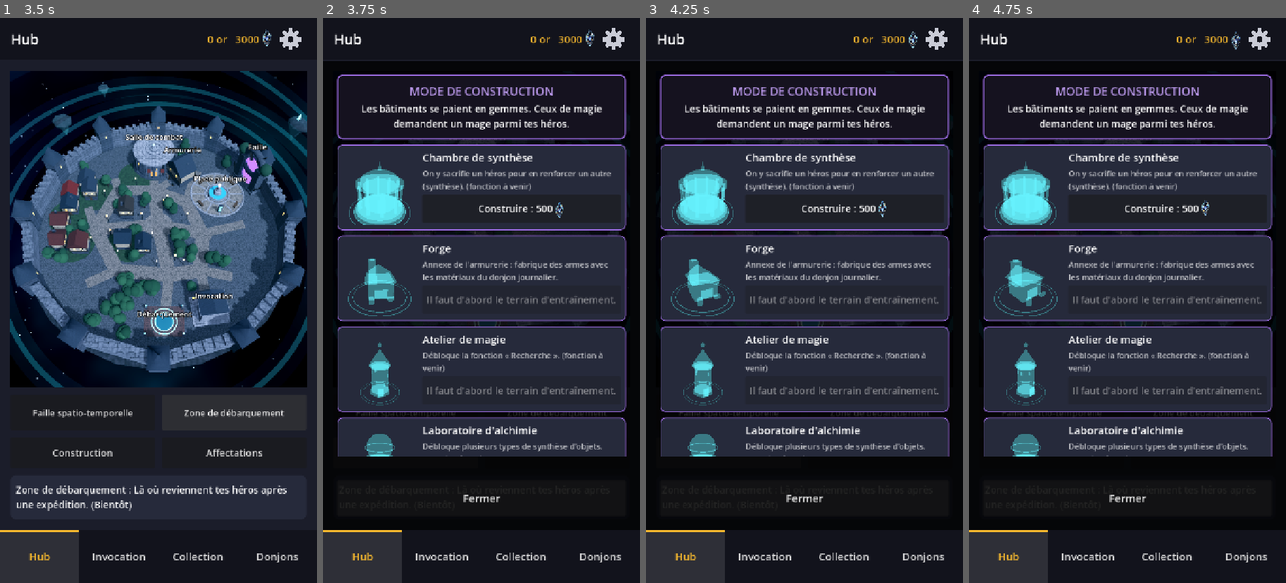
Above: before the commit, frames 1-4 (left to right).
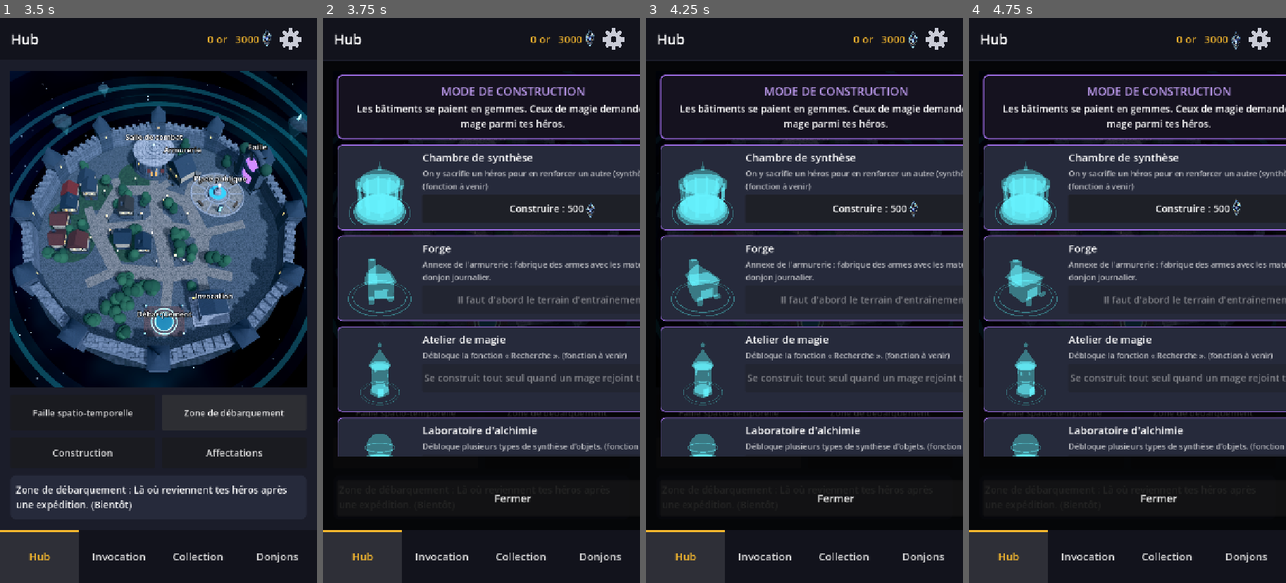
Above: after the commit, the same moments.

Repository: usksyz/project_gacha
Game: Godot game, scene res://scenes/main.tscn
The game is run twice, just before and just after one commit, with the same random seed, the same clock (stepped at 60 frames per second) and the same inputs.
Inputs (mouse positions are in pixels of both pictures, inside the frame that each line leads up to):
- Up to frame 1 (3.5 s): click (291, 40) at 0.52 s; click "Recommencer la partie" at 1.25 s; click "Faille spatio-temporelle" at 2 s; click "Zone de débarquement" at 2.75 s
- Up to frame 2 (3.75 s): click "Construction" at 3.5 s
- Up to frame 3 (4.25 s): no input
- Up to frame 4 (4.75 s): click "Affectations" at 4.25 s

Frame 1 is identical in both runs. In frame 2, 6.9% of the frame differs, in the area x 10-100%, y 10-86%; in frame 3, 6.9%; in frame 4, 6.9%.

Commit message:
L'atelier de magie se construit tout seul quand un mage rejoint les héros
Gratuit, annoncé par la fenêtre « Construction terminée » et l'animation du hub 3D.
Le laboratoire et la bibliothèque restent payants en gemmes.

Co-Authored-By: Claude Opus 5.5 <noreply@anthropic.com>

Diff:
--- a/scripts/game_data.gd
+++ b/scripts/game_data.gd
@@ -680,7 +680,9 @@
 	"forge": {"name": "Forge", "cost": 500, "mage": false,
 		"info": "Annexe de l'armurerie : fabrique des armes avec les matériaux du donjon journalier.",
 		"built": "La forge a été construite avec succès !"},
-	"atelier_magie": {"name": "Atelier de magie", "cost": 500, "mage": true,
+	# Choix du porteur du projet : le premier bâtiment de magie se construit tout seul, gratuitement,
+	# quand un mage rejoint les héros (« auto »).
+	"atelier_magie": {"name": "Atelier de magie", "cost": 0, "mage": true, "auto": "mage", "needs_training": false,
 		"info": "Débloque la fonction « Recherche ».",
 		"built": "L'atelier de magie a été construit avec succès !"},
 	"laboratoire": {"name": "Laboratoire d'alchimie", "cost": 500, "mage": true,
@@ -744,6 +746,23 @@
 	return false
 
 
+## Les bâtiments qui se construisent tout seuls quand leur condition est remplie (atelier de magie :
+## un mage parmi les héros). Appelée à chaque sauvegarde (donc après tout changement) et au lancement.
+## Renvoie vrai si quelque chose a été construit.
+func check_auto_buildings() -> bool:
+	var done := false
+	for building_id in BUILDINGS:
+		var info: Dictionary = BUILDINGS[building_id]
+		if info.get("auto", "") == "mage" and not building_id in buildings and has_mage():
+			buildings.append(building_id)
+			done = true
+			var lines: Array = [info["built"], "Un mage a rejoint tes héros : le premier bâtiment de magie est né."]
+			if has_magic_hall():
+				lines.append("Les trois bâtiments fusionnent : le %s est né !" % MAGIC_HALL_NAME)
+			facility_completed.emit.call_deferred("Construction terminée", lines)
+	return done
+
+
 ## Vrai quand les trois bâtiments de magie sont construits (ils forment alors le Hall de magie).
 func has_magic_hall() -> bool:
 	for building_id in MAGIC_BUILDINGS:
@@ -756,6 +775,8 @@
 func build_problem(building_id: String) -> String:
 	if building_id in buildings:
 		return "Déjà construit."
+	if BUILDINGS[building_id].get("auto", "") == "mage":
+		return "Se construit tout seul quand un mage rejoint tes héros."
 	if BUILDINGS[building_id].get("needs_training", true) and not training_unlocked():
 		return "Il faut d'abord le terrain d'entraînement."
 	if BUILDINGS[building_id]["mage"] and not has_mage():
@@ -1415,7 +1436,7 @@
 	# puis on les fait avancer toutes les 5 secondes.
 	update_expedition()
 	update_training()
-	tidy_arsenal()  # (anciennes sauvegardes) les héros à la cité reposent leurs armes
+	tidy_arsenal()  # (anciennes sauvegardes) les héros à la cité reposent leurs armes ; voir aussi check_auto_buildings
 	var timer := Timer.new()
 	timer.wait_time = 5.0
 	timer.timeout.connect(func():
@@ -1473,6 +1494,7 @@
 
 ## Enregistre toute la partie : monnaies, étage, héros (morts compris), codes utilisés.
 func save_game() -> void:
+	check_auto_buildings()  # un changement peut remplir la condition d'un bâtiment (nouveau mage...)
 	var file := ConfigFile.new()
 	file.set_value("partie", "version", SAVE_VERSION)
 	file.set_value("partie", "gemmes", real_gems)
Not shown, changed: CLAUDE.md
